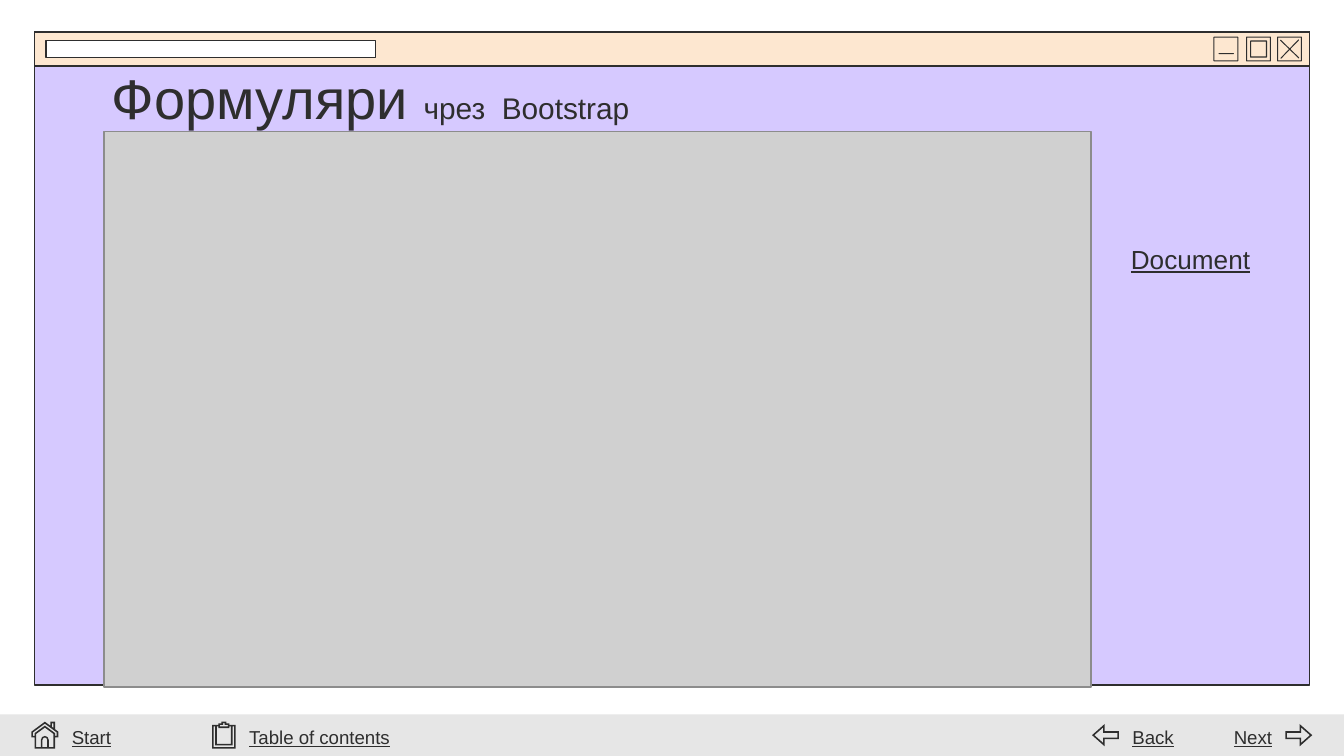
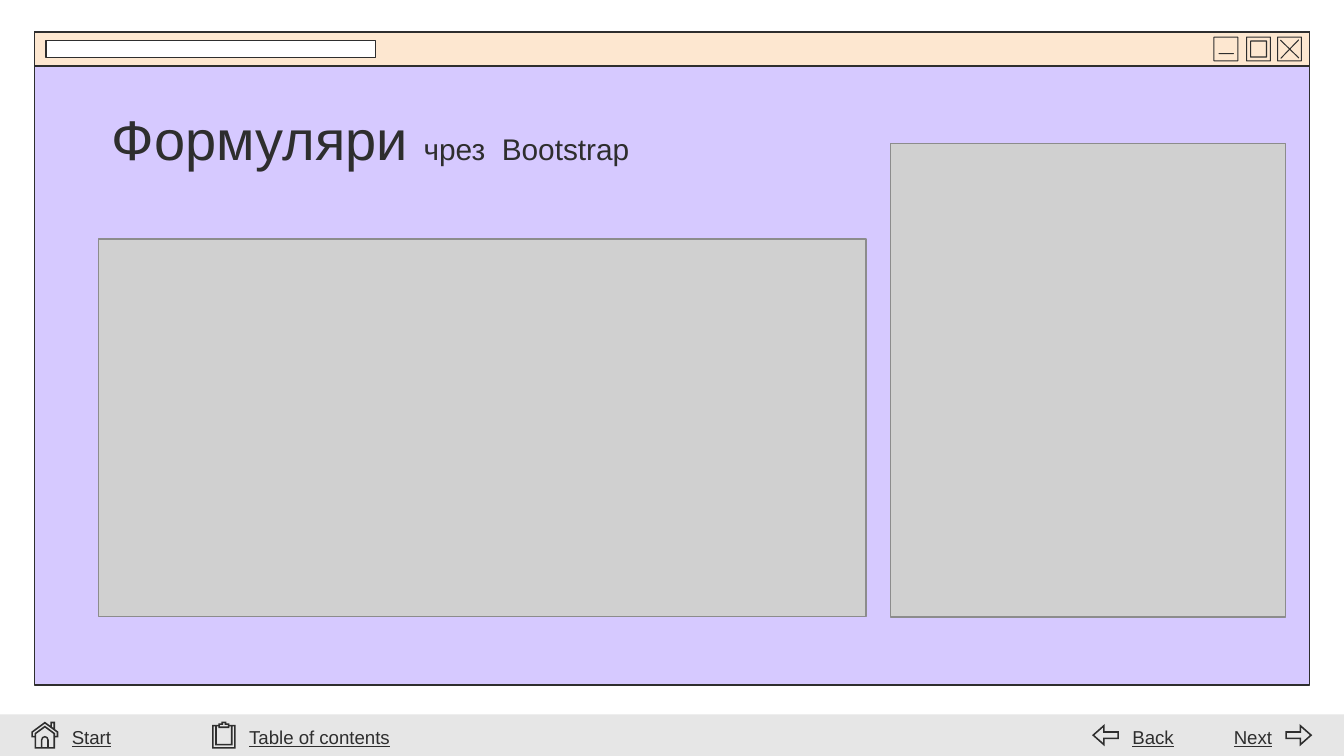
Before and after one commit to stilyana-petrova/12b, a slide deck: slide 17 of IP/Bootstrap/Bootstrap Presentation.pptx. Drawn at 1344x756 pixels with LibreOffice and Linux fonts; fonts in the diff are those of the drawing; grey boxes stand for pictures; background and template pictures are left out. Boxes give left, top, right and bottom in pixels: in the first picture for what was removed or moved away, otherwise in the second. Text is boxed around its words. In the diff, an @@ line names an element or a change of style, - is before the commit and + after.

```diff
--- a/IP/Bootstrap/Bootstrap Presentation.pptx
+++ b/IP/Bootstrap/Bootstrap Presentation.pptx
@@ title "Формуляри чрез Bootstrap": place and size @@
-title "Формуляри чрез Bootstrap" at (112, 80, 629, 129)
+title "Формуляри чрез Bootstrap" at (112, 121, 629, 170)
@@ picture added at (891, 144, 1286, 617) @@
@@ picture: place and size @@
-picture at (103, 132, 1090, 687)
+picture at (98, 239, 866, 617)
@@ text removed at (1131, 251, 1250, 273) @@
-Document
```
Also in this commit, not shown: 10 other slides changed, 7 other files.
